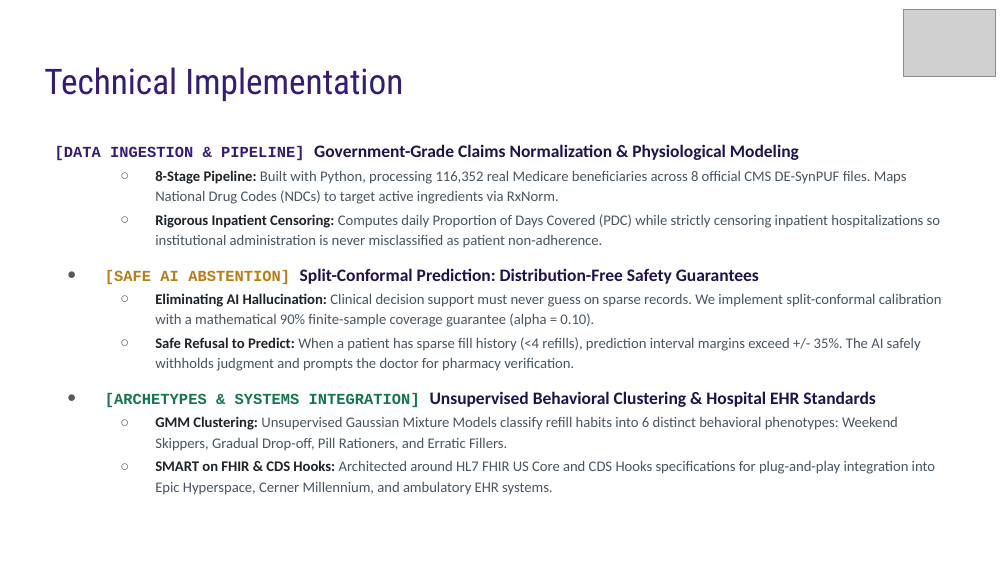
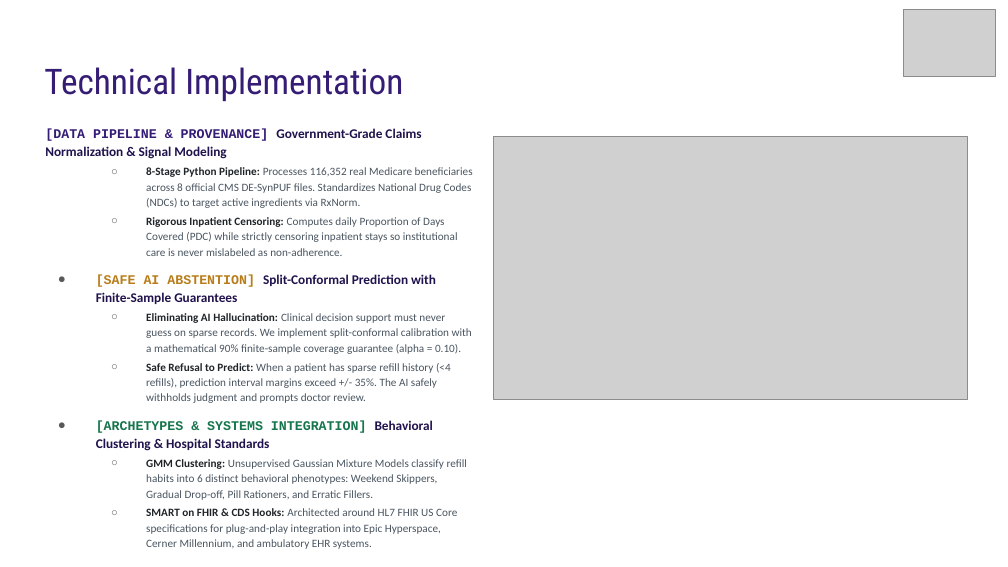
Before and after one commit to tanishkuvar11/RxPulse, a slide deck: slide 3 of TeamID_TeamName_P01.pptx. Drawn at 1008x567 pixels with LibreOffice and Linux fonts; fonts in the diff are those of the drawing; grey boxes stand for pictures. Boxes give left, top, right and bottom in pixels: in the first picture for what was removed or moved away, otherwise in the second. Text is boxed around its words. In the diff, an @@ line names an element or a change of style, - is before the commit and + after.

Commit message:
Update official PPTX deck with 2-column layout and embedded charts

```diff
--- a/TeamID_TeamName_P01.pptx
+++ b/TeamID_TeamName_P01.pptx
@@ text "[DATA PIPELINE & PROVENANCE] Government-Grade ...": place and size @@
-text "[DATA PIPELINE & PROVENANCE] Government-Grade ..." at bbox=[55, 144, 942, 495]
+text "[DATA PIPELINE & PROVENANCE] Government-Grade ..." at bbox=[45, 128, 473, 534]
@@ text at bbox=[45, 128, 473, 304]: text changed; size 10.5 to 8 pt @@
-[DATA INGESTION & PIPELINE] Government-Grade Claims Normalization & Physiological Modeling
-  ○ 8-Stage Pipeline: Built with Python, processing 116,352 real Medicare beneficiaries across 8 official CMS DE-SynPUF files. Maps National Drug Codes (NDCs) to target active ingredients via RxNorm.
-  ○ Rigorous Inpatient Censoring: Computes daily Proportion of Days Covered (PDC) while strictly censoring inpatient hospitalizations so institutional administration is never misclassified as patient non-adherence.
-● [SAFE AI ABSTENTION] Split-Conformal Prediction: Distribution-Free Safety Guarantees
+[DATA PIPELINE & PROVENANCE] Government-Grade Claims Normalization & Signal Modeling
+  ○ 8-Stage Python Pipeline: Processes 116,352 real Medicare beneficiaries across 8 official CMS DE-SynPUF files. Standardizes National Drug Codes (NDCs) to target active ingredients via RxNorm.
+  ○ Rigorous Inpatient Censoring: Computes daily Proportion of Days Covered (PDC) while strictly censoring inpatient stays so institutional care is never mislabeled as non-adherence.
+● [SAFE AI ABSTENTION] Split-Conformal Prediction with Finite-Sample Guarantees
@@ picture added at bbox=[494, 136, 968, 400] @@
@@ text at bbox=[146, 313, 472, 500]: size 10.5 to 8 pt in "Eliminating AI Hallucination: Clinical decision support must ...", "GMM Clustering: Unsupervised Gaussian Mixture Models classif ..." @@
@@ text at bbox=[96, 363, 451, 451]: text changed; size 10.5 to 8 pt @@
-  ○ Safe Refusal to Predict: When a patient has sparse fill history (<4 refills), prediction interval margins exceed +/- 35%. The AI safely withholds judgment and prompts the doctor for pharmacy verification.
-● [ARCHETYPES & SYSTEMS INTEGRATION] Unsupervised Behavioral Clustering & Hospital EHR Standards
+  ○ Safe Refusal to Predict: When a patient has sparse refill history (<4 refills), prediction interval margins exceed +/- 35%. The AI safely withholds judgment and prompts doctor review.
+● [ARCHETYPES & SYSTEMS INTEGRATION] Behavioral Clustering & Hospital Standards
@@ text at bbox=[146, 508, 457, 534]: text changed; size 10.5 to 8 pt @@
-  ○ SMART on FHIR & CDS Hooks: Architected around HL7 FHIR US Core and CDS Hooks specifications for plug-and-play integration into Epic Hyperspace, Cerner Millennium, and ambulatory EHR systems.
+  ○ SMART on FHIR & CDS Hooks: Architected around HL7 FHIR US Core specifications for plug-and-play integration into Epic Hyperspace, Cerner Millennium, and ambulatory EHR systems.
```
Also in this commit, not shown: 4 other slides changed.
